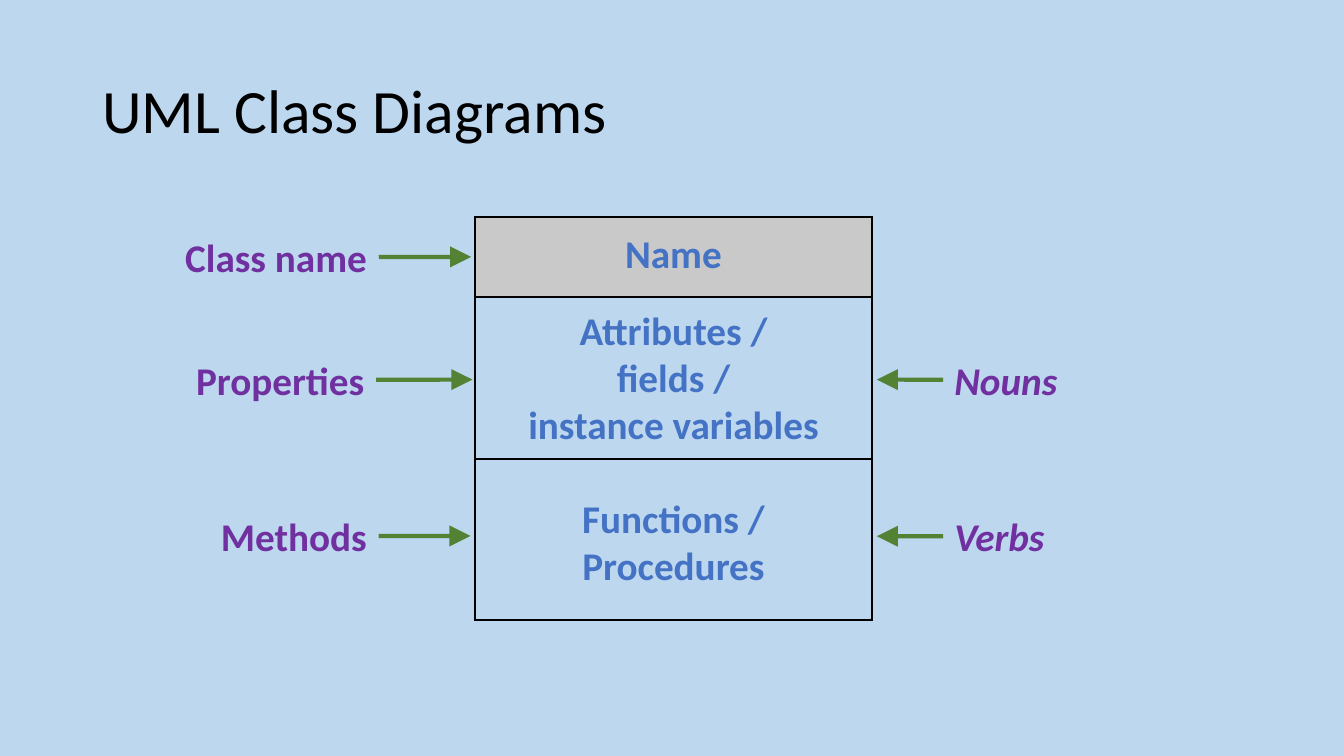
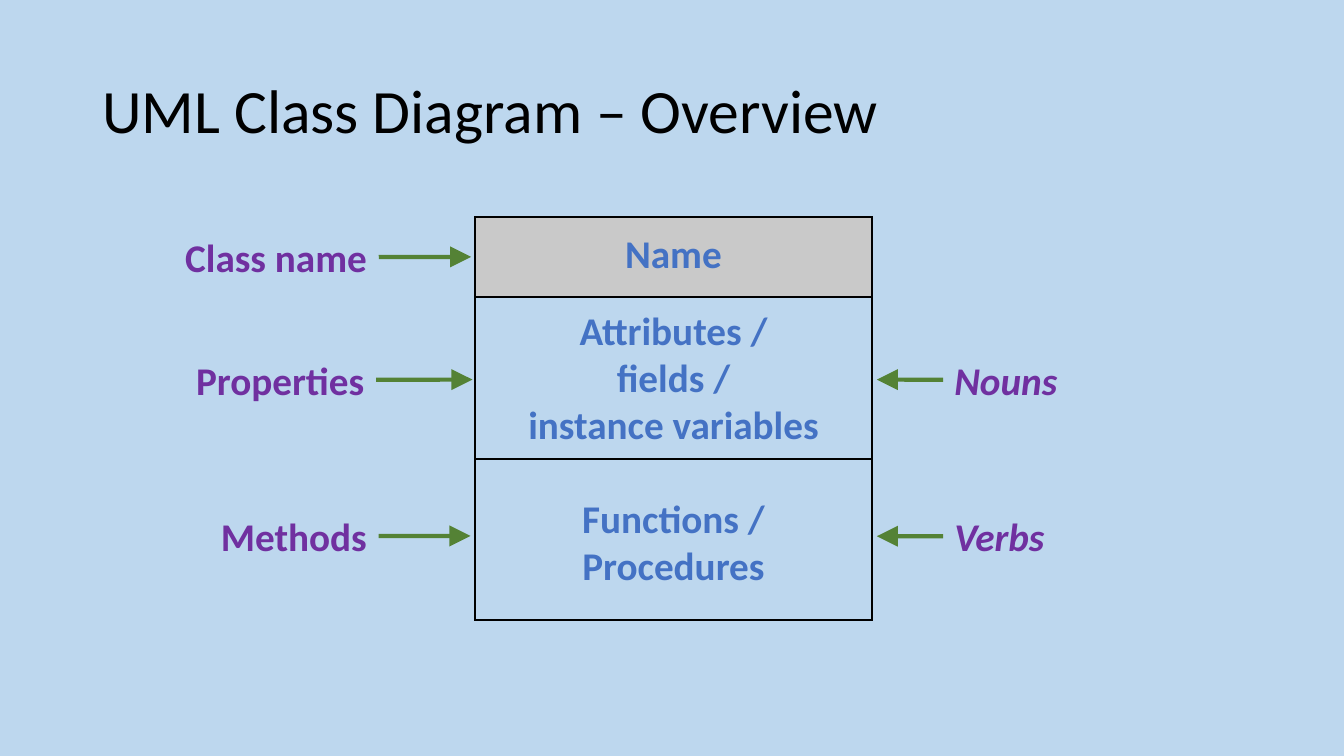
Before and after one commit to MrFriendCS/MrFriendCS.github.io, a slide deck: slide 20 of ah-cs/sdd/AH CS SDD Slides.pptx (slide 19 before the commit). Drawn at 1344x756 pixels with LibreOffice and Linux fonts; fonts in the diff are those of the drawing. Boxes give left, top, right and bottom in pixels: in the first picture for what was removed or moved away, otherwise in the second. Text is boxed around its words. In the diff, an @@ line names an element or a change of style, - is before the commit and + after.

```diff
--- a/ah-cs/sdd/AH CS SDD Slides.pptx
+++ b/ah-cs/sdd/AH CS SDD Slides.pptx
@@ title at [102, 90, 878, 144]: text changed @@
-UML Class Diagrams
+UML Class Diagram – Overview
```
Also in this commit, not shown: 4 other slides changed, 4 slides added, 2 other files.
